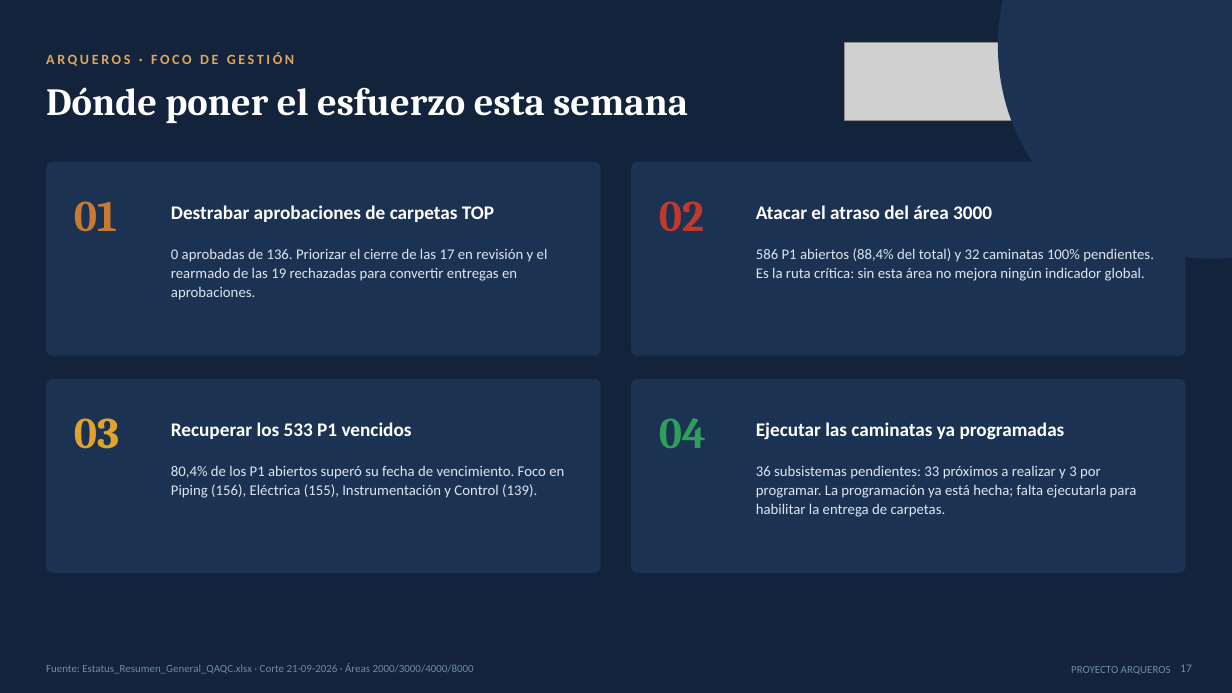
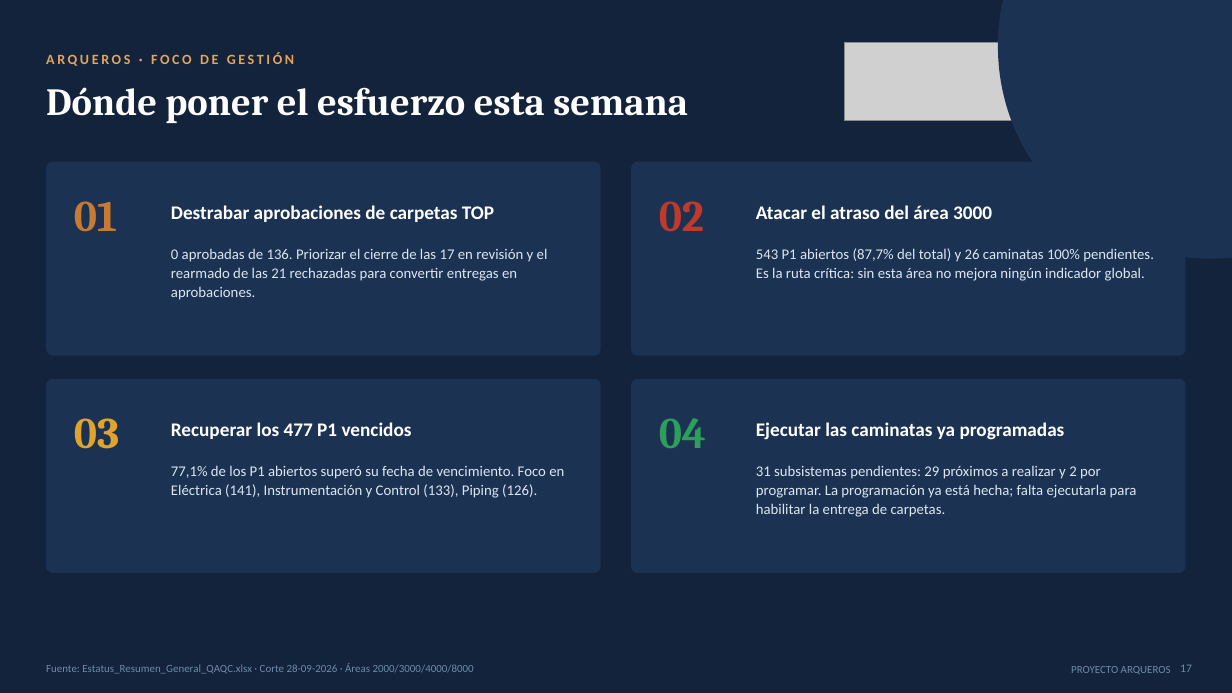
Before and after one commit to tdkvalex/Dashboard-HSEQ, a slide deck: slide 17 of panel_control_TOP_P1/Panel_Control_TOP_P1.pptx. Drawn at 1232x693 pixels with LibreOffice and Linux fonts; fonts in the diff are those of the drawing; grey boxes stand for pictures. Boxes give left, top, right and bottom in pixels: in the first picture for what was removed or moved away, otherwise in the second. Text is boxed around its words. In the diff, an @@ line names an element or a change of style, - is before the commit and + after.

```diff
--- a/panel_control_TOP_P1/Panel_Control_TOP_P1.pptx
+++ b/panel_control_TOP_P1/Panel_Control_TOP_P1.pptx
@@ text at (x1=171, y1=248, x2=548, y2=300): text changed @@
-0 aprobadas de 136. Priorizar el cierre de las 17 en revisión y el rearmado de las 19 rechazadas para convertir entregas en aprobaciones.
+0 aprobadas de 136. Priorizar el cierre de las 17 en revisión y el rearmado de las 21 rechazadas para convertir entregas en aprobaciones.
@@ text at (x1=756, y1=248, x2=1154, y2=281): text changed @@
-586 P1 abiertos (88,4% del total) y 32 caminatas 100% pendientes. Es la ruta crítica: sin esta área no mejora ningún indicador global.
+543 P1 abiertos (87,7% del total) y 26 caminatas 100% pendientes. Es la ruta crítica: sin esta área no mejora ningún indicador global.
@@ text at (x1=171, y1=422, x2=412, y2=439): text changed @@
-Recuperar los 533 P1 vencidos
+Recuperar los 477 P1 vencidos
@@ text at (x1=171, y1=465, x2=564, y2=498): text changed @@
-80,4% de los P1 abiertos superó su fecha de vencimiento. Foco en Piping (156), Eléctrica (155), Instrumentación y Control (139).
+77,1% de los P1 abiertos superó su fecha de vencimiento. Foco en Eléctrica (141), Instrumentación y Control (133), Piping (126).
@@ text at (x1=756, y1=465, x2=1137, y2=517): text changed @@
-36 subsistemas pendientes: 33 próximos a realizar y 3 por programar. La programación ya está hecha; falta ejecutarla para habilitar la entrega de carpetas.
+31 subsistemas pendientes: 29 próximos a realizar y 2 por programar. La programación ya está hecha; falta ejecutarla para habilitar la entrega de carpetas.
@@ text at (x1=46, y1=663, x2=474, y2=674): text changed @@
-Fuente: Estatus_Resumen_General_QAQC.xlsx · Corte 21-09-2026 · Áreas 2000/3000/4000/8000
+Fuente: Estatus_Resumen_General_QAQC.xlsx · Corte 28-09-2026 · Áreas 2000/3000/4000/8000
```
Also in this commit, not shown: 11 other slides changed, 8 other files.
